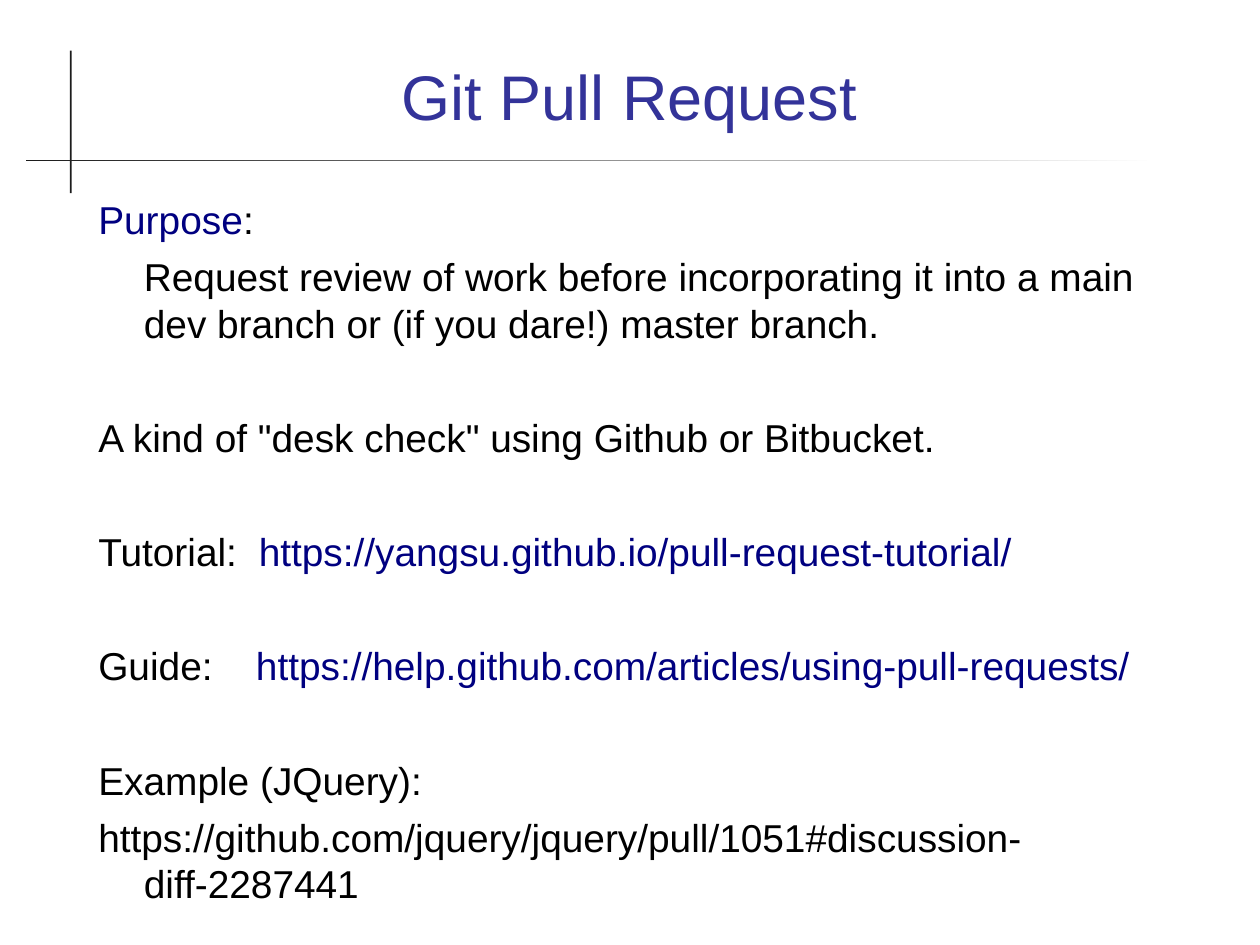
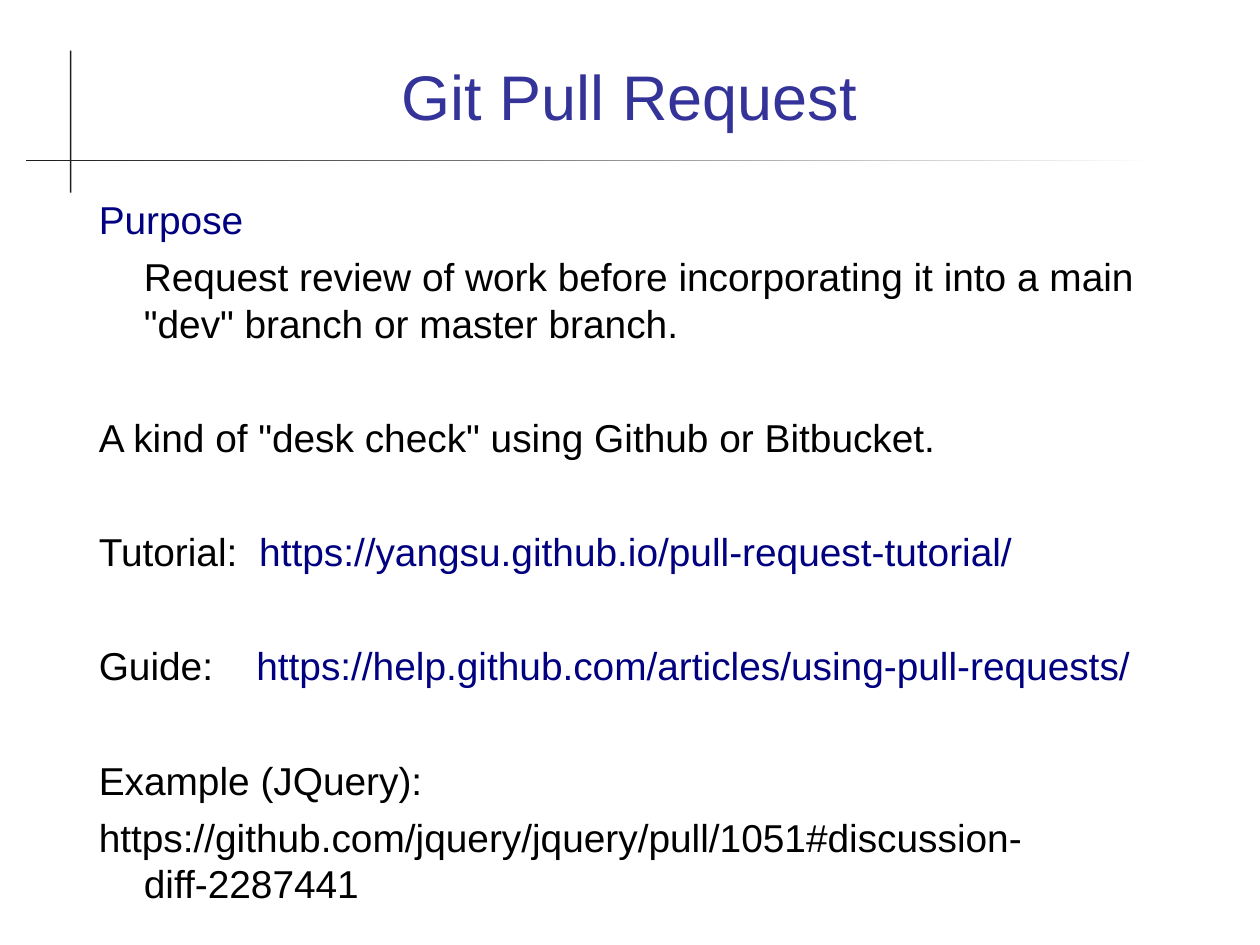
Before and after one commit to cpske/ISP, a slide deck: slide 23 of code-review/Reviews.ppt. Drawn at 1260x945 pixels with LibreOffice and Linux fonts; fonts in the diff are those of the drawing. Boxes give left, top, right and bottom in pixels: in the first picture for what was removed or moved away, otherwise in the second. Text is boxed around its words. In the diff, an @@ line names an element or a change of style, - is before the commit and + after.

```diff
--- a/code-review/Reviews.ppt
+++ b/code-review/Reviews.ppt
@@ text at bbox=[99, 207, 1133, 339]: text changed @@
-Purpose:
-Request review of work before incorporating it into a main dev branch or (if you dare!) master branch.
+Purpose
+Request review of work before incorporating it into a main "dev" branch or master branch.
```
Also in this commit, not shown: 17 other slides changed, 6 other files.
